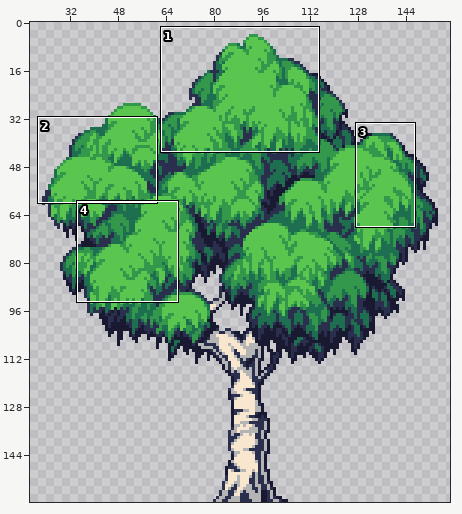
Two versions of one sprite sheet, sprites/sTundraTree5/layers/dd5f2ce9-b245-42b3-8462-a9f5adf82243/8fd417c7-9919-43aa-bf97-e5a3c2caa355.png. Above, an overview of the earlier version with the close-up marked.
Close-up. The starting point:
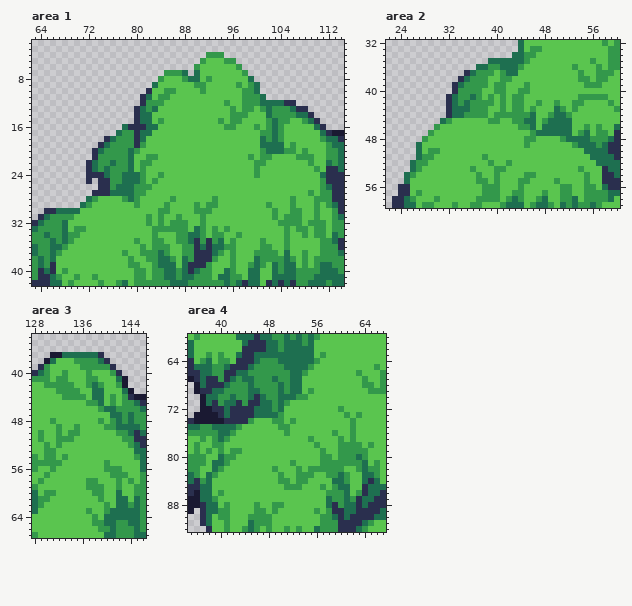
The file is 160x160 pixels. Shown: area 1: x 63..114, y 2..42; area 2: x 22..60, y 32..59; area 3: x 128..146, y 34..67; area 4: x 35..67, y 60..92. The wide view leaves out empty margins. The commit also changed other parts of the picture, which this record leaves out.
The same view after the edit:
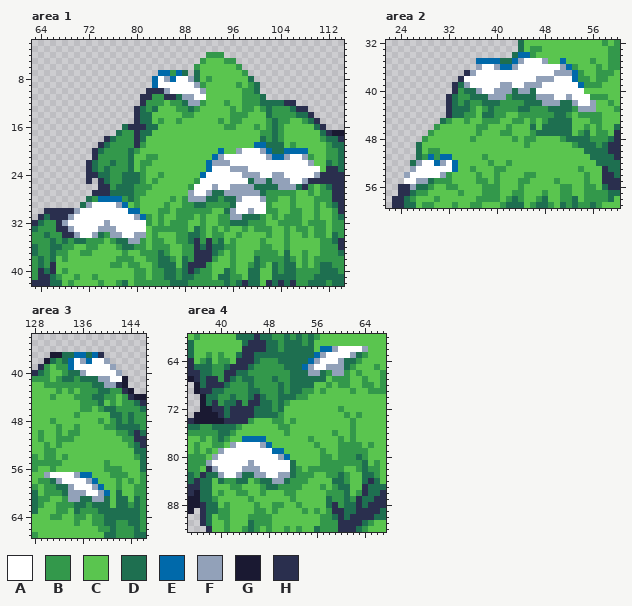
Palette (. is transparent): A #ffffff  B #33984b  C #5ac54f  D #1e6f50  E #0069aa  F #92a1b9  G #1a1932  H #2a2f4e
From old to new:
Area 1:
y 7: x 84..85 .B -> EE; x 87 B -> E
y 8: x 83..89 .BCCCBD -> EAFEAAF
y 9: x 83..90 DCCCCCCB -> EAAAAAAF
y 10: x 83..91 CCBBCCCCB -> HHFAAAAAF
y 11: x 82..83 DC -> HB; x 85..91 BCCCCCC -> HHDFFAA
y 12: x 86..91 CCCCCC -> BBDFFB
y 13: x 87..90 CCCC -> BBDB
y 14: x 88..89 CC -> BB
y 15: x 87 C -> B
y 19: x 100..101 CD -> EE
y 20: x 94 C -> E; x 97..102 CCCCBD -> FAAAFE; x 105..108 BBCB -> EEEE
y 21: x 93..108 CCCCCCBCBBCCCCBB -> EFAAAAAAAFEEFAAF
y 22: x 92..109 CCCCCCCCBBCCCCCCCB -> EFFFAAAAAAAAAAAAAF
y 23: x 92..110 CCCCCCCCBCCCCCCCCCB -> EAAAFFFAAAAAAAAAAAA
y 24: x 74 H -> D; x 91..111 CCCCCCCCCBCCCCCCCCCCD -> EAAAAAAFFFAAFFAAAAAFH
y 25: x 75 H -> D; x 90..111 CCCCCCCCCCCCCCCCCCCCCB -> BAAAAAAAADFFDFFFAAFHHH
y 26: x 89..109 CCCCCCCCCCCCCCCCCCCCC -> BAAAFAAFFFFDDDDFFFDHB
y 27: x 89..106 CCCCCCCCCCCCCCCCCC -> FAAFDDFFFFFFDBBBBB
y 28: x 74..77 CCCC -> EEEE; x 88..103 CCCCCBCCCCCCCCCC -> BFFFDDBDDFAAAFBB
y 29: x 72..78 BCCCCCC -> FAAAAFE; x 88..91 CCBC -> BBDD; x 94..101 CCCCCCCC -> BBDAAAAA
y 30: x 67..80 DDDDCCCCCCCCCC -> HHHFAAAAAAAAEE; x 87..89 CCC -> BBB; x 95..102 CCCCCCCC -> DFAAFAAB
y 31: x 66..81 BBBBCCCCCCCCCCCC -> HHHFAAAAAAAAAAFE; x 88..89 CC -> BB; x 94..101 CCCCCCCC -> BBFFDDDB
y 32: x 67..81 BDCCCCCCCCCCCCC -> HFAAAAAAFAAAAAA; x 94..101 CCCCCCCC -> BBDDDBBB
y 33: x 67..81 BDCBBCCCCCCCCCC -> HHFAAAAFFFAAAAA; x 98 C -> B; x 100..102 CCC -> BBB
y 34: x 68..81 DBBCCCCCCCCCCC -> HHFAAFDBFFAAFF; x 102 C -> B
y 35: x 70..74 CCCCC -> DDBBB; x 76..81 CCCCBC -> BDDFFB
y 36: x 69 C -> B; x 72..73 CC -> BB; x 77..80 CCCC -> BDDB
y 37: x 68 C -> B; x 71..72 CC -> BB
y 38: x 68 C -> B; x 77..78 CC -> BB
y 39: x 76..77 CC -> BB
Area 2:
y 34: x 44..45 DB -> EE
y 35: x 37..40 ..DD -> EEEE; x 43..48 DDBCCC -> EFAAAF; x 51 C -> E
y 36: x 37..52 DDBBDDDBCCCCCCCC -> FAAFEEFAAAAAAAFE
y 37: x 36..53 DBBBCBDDCCCCCCCCCC -> FAAAAAAAAAAAAAFFFE
y 38: x 35..53 DBBBCCBBCCCCCCCCCCC -> AAAAAAAAAAAAFFFAAAE
y 39: x 35..54 BBBBCBBCCCBCCCCCCCCC -> FAAAAAFFAAFFFAAAAAAE
y 40: x 35..54 BBBCCBBCCBBCCCCCCCCC -> DDFAAFFFDFFDAAAAAAAA
y 41: x 37..55 BCBCBCBBCCCCCCCCCBB -> DDFFFBDDDDFFFAAFAAA
y 42: x 38..40 BBC -> DDD; x 42 C -> B; x 45..56 CCBCCBCCBBCC -> DDDFFFDDFAAF
y 43: x 37 B -> C; x 39..40 CC -> DB; x 42 C -> B; x 44..45 BC -> DD; x 47..49 CCC -> BBD; x 51..52 BC -> DD; x 54..56 CCC -> FFF
y 44: x 37..39 BBC -> CDD; x 42..43 BB -> CC; x 46..48 DCC -> BBB; x 54..57 CCCC -> BBBB
y 45: x 35 C -> B; x 38 C -> B; x 45..46 DD -> CB; x 56..57 CC -> BB
y 46: x 37..38 CC -> BB; x 42 C -> B; x 44..45 BB -> CC
y 47: x 37 C -> B; x 41..42 CC -> BB
y 48: x 36 C -> B; x 43 C -> B
y 51: x 29..32 BCCC -> EBEE
y 52: x 27..33 BBCCCCC -> FAAEFAE
y 53: x 26..33 DBCCCCCC -> FAAAAAAE
y 54: x 25..32 DBCCCCCC -> FAAAAAFB
y 55: x 25..32 DCCCCCCC -> AAFFDBBB
y 56: x 26..29 CCCC -> FDDB; x 32..33 CC -> BB
y 57: x 26 C -> D; x 28 C -> B; x 34 C -> B
Area 3:
y 37: x 135..136 DD -> EE; x 138 D -> E
y 38: x 132..140 CCCBBBBDH -> BDEAFEAAF
y 39: x 132..141 CCCCBBBBBH -> BBEAAAAAAF
y 40: x 134..142 CCCBCCCBH -> DDFAAAAAF
y 41: x 133..142 BCCCBBCCCD -> DDBDDDFFAA
y 42: x 135..136 CC -> BB; x 139..142 BCCB -> DFFH
y 43: x 133 B -> C; x 135..138 BCCD -> CBBB; x 140..143 CCCD -> DBBH
y 44: x 131 C -> B; x 133..134 BB -> CC; x 137 C -> B; x 140 C -> B
y 45: x 136 C -> B
y 46: x 136..137 CC -> BB
y 47: x 135 C -> B
y 57: x 130..137 BCCCCCCC -> FAAAAFEE
y 58: x 130..138 CCCCCCCBB -> BDFAAAAFE
y 59: x 130..139 CCCCCCCBBB -> BBDDFAAAFE
y 60: x 132..140 CCCCCCBBC -> BDFFFAAFE
y 61: x 133..140 CCCCCCBC -> BFFDDFFD
y 62: x 132..140 CCCCCCCCB -> BBBDDBDDD
y 63: x 132..133 CC -> BB; x 135..136 CC -> DB; x 138..140 CCB -> BDD
y 64: x 131..132 CC -> BB; x 135..136 CC -> BB; x 139 C -> B
y 65: x 135 C -> B
Area 4:
y 62: x 57..64 CCCCCCCC -> EEFAAAAF
y 63: x 56..64 CBCCCCCCC -> EFAAAAFDB
y 64: x 55..63 DBCCCCCCC -> EFAAAFDDB
y 65: x 54..62 DBCCCCCCC -> EFAAFFFDB
y 66: x 54..61 BCCCCCCC -> DFFDBFFB
y 67: x 54..57 CCCC -> DDDD; x 59..61 CCC -> BBB
y 68: x 54..55 CC -> DD; x 58 C -> B; x 60..61 CC -> BB
y 69: x 54 C -> B; x 57 C -> B; x 62 C -> B
y 77: x 44..47 CCCC -> EEEE
y 78: x 42..48 CCCCCCC -> FAAAAFE
y 79: x 40..50 BCBBCCCCCCC -> FAAAAAAAAEE
y 80: x 39..51 CDBBCCCCCCCCC -> FAAAAAAAAAAFE
y 81: x 38..52 CDDBCCCCCCCCCCB -> FAAAAAAFAAAAAAD
y 82: x 38..52 CDBCCCCCCCCBCCC -> HFAAAAFFFAAAAAD
y 83: x 37 C -> H; x 39..52 BCCCCCCCCCCBCC -> DFAAFDDFFAAFFD
y 84: x 37 B -> D; x 40..44 CCCCC -> DBBDD; x 46..52 CCCCBBC -> BDDFFDB
y 85: x 42..43 CC -> BB; x 47..50 CCCC -> BDDB
y 86: x 43..44 CC -> BB; x 47 C -> B; x 51..52 CC -> BB
y 87: x 45 C -> B; x 52 C -> B
y 88: x 53 C -> B
y 89: x 54 C -> B
Pixel boxes of the changes (left, top, right, bottom) in both close-ups:
changed: (146, 70, 206, 124)
changed: (176, 142, 326, 238)
changed: (50, 172, 146, 268)
changed: (404, 52, 602, 196)
changed: (50, 352, 128, 418)
changed: (44, 472, 110, 526)
changed: (302, 346, 368, 394)
changed: (200, 436, 308, 514)
